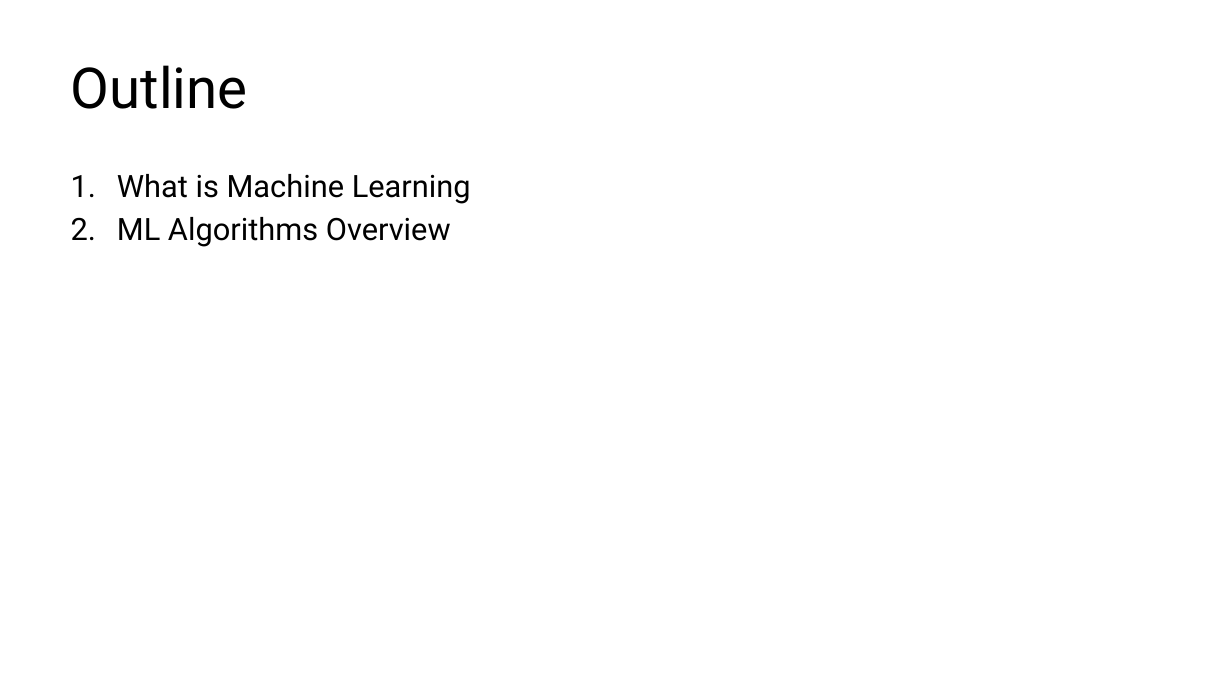
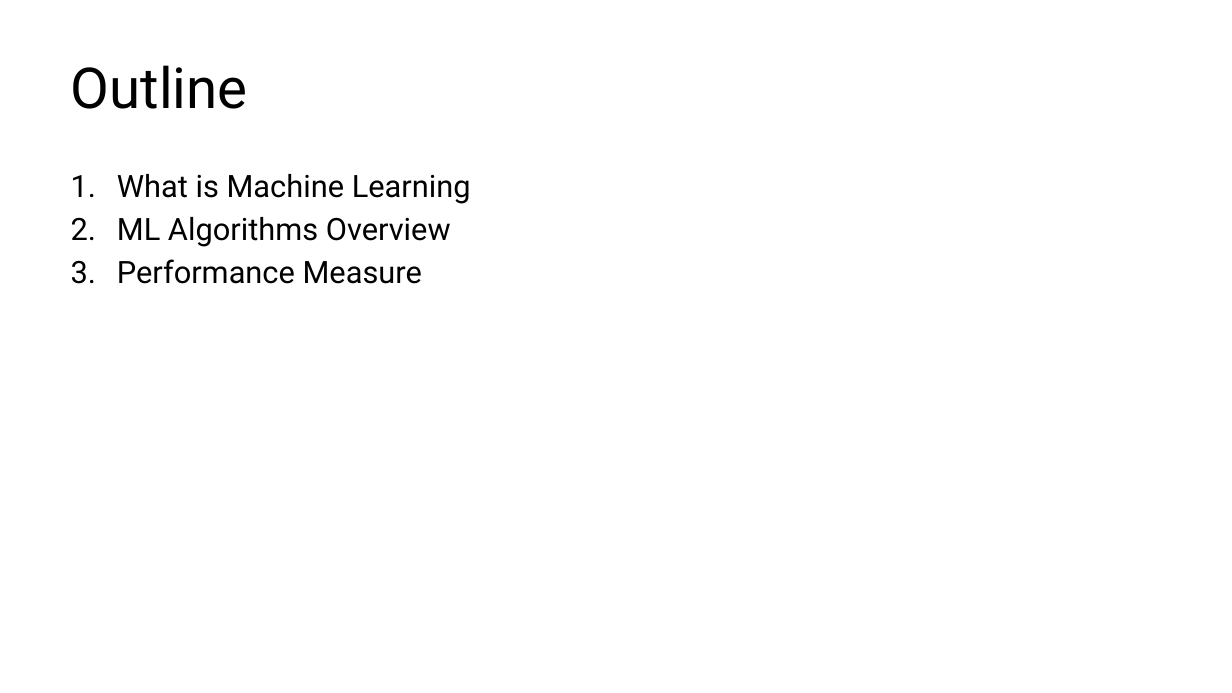
Before and after one commit to kershrita/Data-Science-Roadmap, a slide deck: slide 3 of slides/Session 07 - Machine Learning Overview.pptx. Drawn at 1232x693 pixels with LibreOffice and Linux fonts; fonts in the diff are those of the drawing. Boxes give left, top, right and bottom in pixels: in the first picture for what was removed or moved away, otherwise in the second. Text is boxed around its words. In the diff, an @@ line names an element or a change of style, - is before the commit and + after.

```diff
--- a/slides/Session 07 - Machine Learning Overview.pptx
+++ b/slides/Session 07 - Machine Learning Overview.pptx
@@ text at box(117, 259, 422, 284): paragraph added @@
+3. Performance Measure
```
Also in this commit, not shown: 2 other slides changed, 2 slides added.
